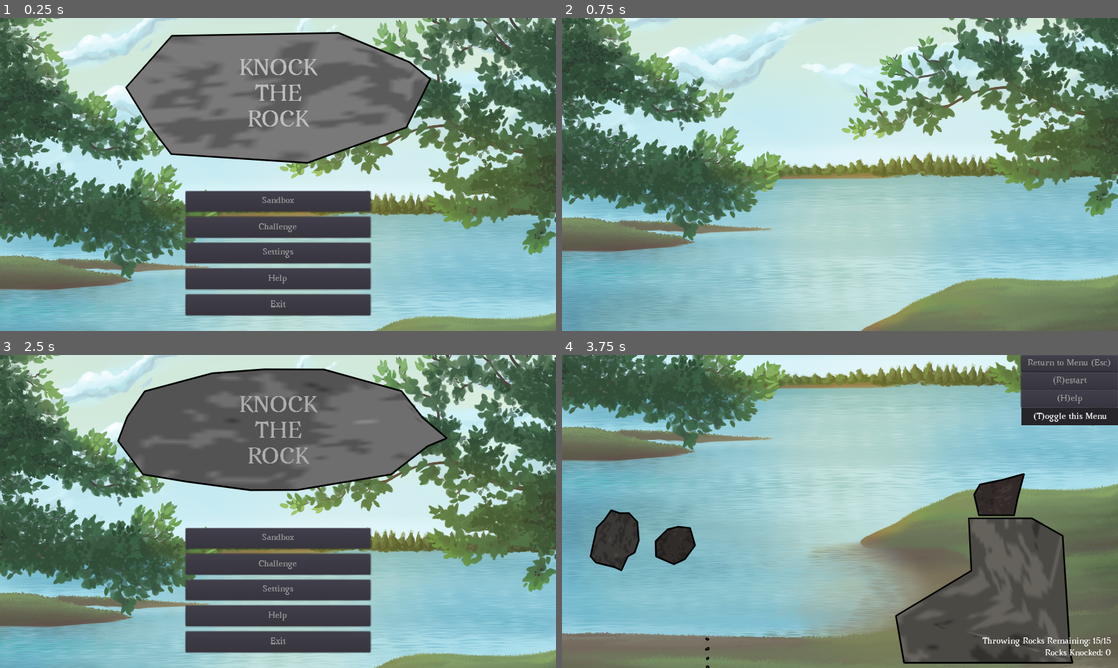
Above: before the commit, frames 1-4 (two rows, left to right).
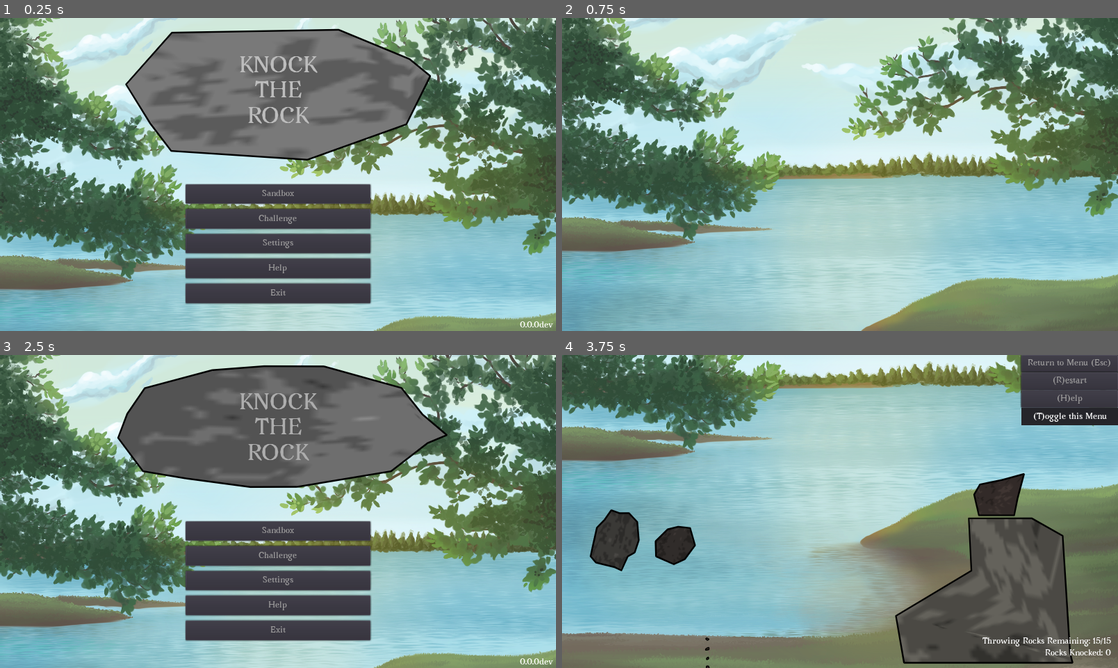
Above: after the commit, the same moments.

Repository: ebrahimebrahim/knock-the-rock
Game: Godot game, scene res://MenuScreen.tscn
The game is run twice, just before and just after one commit, with the same random seed, the same clock (stepped at 60 frames per second) and the same inputs. Sound files missing from this copy of the repository are replaced by a short silence.
Inputs (mouse positions are in pixels of both pictures, inside the frame that each line leads up to):
- Up to frame 1 (0.25 s): no input
- Up to frame 2 (0.75 s): click "Sandbox" at 0.5 s
- Up to frame 3 (2.5 s): move the mouse to (400, 495) at 1.27 s; press the mouse at (400, 495) at 1.28 s; release the mouse at (400, 495) at 2 s; click "Return to Menu (Esc)" at 2 s
- Up to frame 4 (3.75 s): click "Challenge" at 2.75 s; move the mouse to (728, 527) at 3.52 s; tap T (toggle_hud) at 3.6 s; click (728, 527) at 3.67 s

The runs differ from the first frame. In frame 1, 10% of the frame differs, in the area x 22-100%, y 3-99%; in frame 2, nothing differs; in frame 3, 10%; in frame 4, nothing differs.

Commit message:
add version number display system

Diff:
--- a/ktr/Globals.gd
+++ b/ktr/Globals.gd
@@ -1,4 +1,6 @@
 extends Node
+
+const version = "0.0.0dev"
 
 var total_rocks_given : int
 var corner_menu_hidden_by_default : bool
--- a/ktr/MenuScreen.gd
+++ b/ktr/MenuScreen.gd
@@ -48,6 +48,7 @@
 func scroll_bg(scene):
 	$LogoZone.hide()
 	$MenuZone.hide()
+	$MarginContainer/VersionLabel.hide()
 	scrolling_bg = true
 	change_scene_to = scene
 
@@ -100,6 +101,7 @@
 
 
 func setup_ui_labels():
+	$MarginContainer/VersionLabel.text = Globals.version
 	$LogoZone/Logo/Title.text = Strings.ui_label("ktr title")
 	$MenuZone/Menu/SdbxButton.text = Strings.ui_label("sandbox btn")
 	$MenuZone/Menu/ChlgButton.text = Strings.ui_label("challenge btn")
--- a/ktr/MenuScreen.tscn
+++ b/ktr/MenuScreen.tscn
@@ -35,15 +35,15 @@
 
 [node name="LogoZone" type="CenterContainer" parent="."]
 margin_right = 1066.0
-margin_bottom = 298.0
+margin_bottom = 285.0
 size_flags_horizontal = 3
 size_flags_vertical = 3
 
 [node name="Logo" type="Control" parent="LogoZone"]
 margin_left = 533.0
-margin_top = 149.0
+margin_top = 142.0
 margin_right = 533.0
-margin_bottom = 149.0
+margin_bottom = 142.0
 script = ExtResource( 5 )
 
 [node name="Center" type="Position2D" parent="LogoZone/Logo"]
@@ -84,9 +84,9 @@
 }
 
 [node name="MenuZone" type="Control" parent="."]
-margin_top = 302.0
+margin_top = 289.0
 margin_right = 1066.0
-margin_bottom = 600.0
+margin_bottom = 574.0
 size_flags_horizontal = 3
 size_flags_vertical = 3
 
@@ -107,43 +107,43 @@
 
 [node name="SdbxButton" type="Button" parent="MenuZone/Menu"]
 margin_right = 355.0
-margin_bottom = 39.0
+margin_bottom = 37.0
 size_flags_horizontal = 3
 size_flags_vertical = 3
 theme = ExtResource( 1 )
 text = "Sandbox"
 
 [node name="ChlgButton" type="Button" parent="MenuZone/Menu"]
-margin_top = 49.0
+margin_top = 47.0
 margin_right = 355.0
-margin_bottom = 88.0
+margin_bottom = 84.0
 size_flags_horizontal = 3
 size_flags_vertical = 3
 theme = ExtResource( 1 )
 text = "Challenge"
 
 [node name="SettingsButton" type="Button" parent="MenuZone/Menu"]
-margin_top = 98.0
+margin_top = 94.0
 margin_right = 355.0
-margin_bottom = 137.0
+margin_bottom = 131.0
 size_flags_horizontal = 3
 size_flags_vertical = 3
 theme = ExtResource( 1 )
 text = "Settings"
 
 [node name="HelpButton" type="Button" parent="MenuZone/Menu"]
-margin_top = 147.0
+margin_top = 141.0
 margin_right = 355.0
-margin_bottom = 186.0
+margin_bottom = 178.0
 size_flags_horizontal = 3
 size_flags_vertical = 3
 theme = ExtResource( 1 )
 text = "Help"
 
 [node name="ExitButton" type="Button" parent="MenuZone/Menu"]
-margin_top = 196.0
+margin_top = 188.0
 margin_right = 355.0
-margin_bottom = 238.0
+margin_bottom = 228.0
 size_flags_horizontal = 3
 size_flags_vertical = 3
 theme = ExtResource( 1 )
@@ -164,3 +164,20 @@
 
 [node name="Settings" parent="Overlays" instance=ExtResource( 6 )]
 visible = false
+
+[node name="MarginContainer" type="MarginContainer" parent="."]
+margin_top = 578.0
+margin_right = 1066.0
+margin_bottom = 600.0
+custom_constants/margin_right = 5
+custom_constants/margin_bottom = 2
+
+[node name="VersionLabel" type="Label" parent="MarginContainer"]
+margin_right = 1061.0
+margin_bottom = 20.0
+size_flags_horizontal = 3
+size_flags_vertical = 3
+theme = ExtResource( 1 )
+text = "[version label]"
+align = 2
+valign = 2
